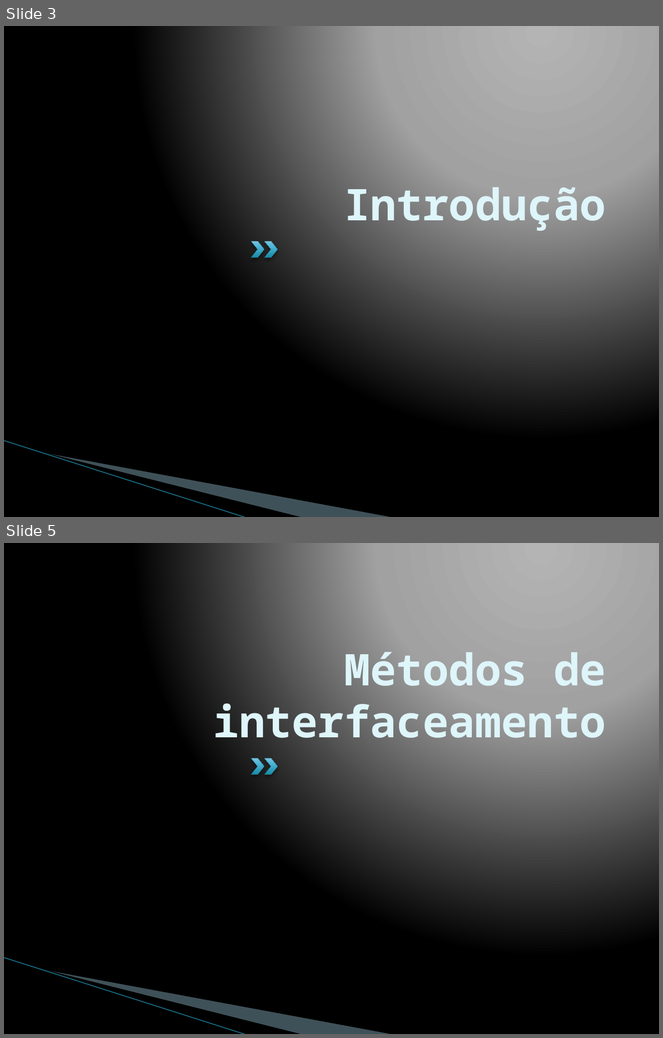
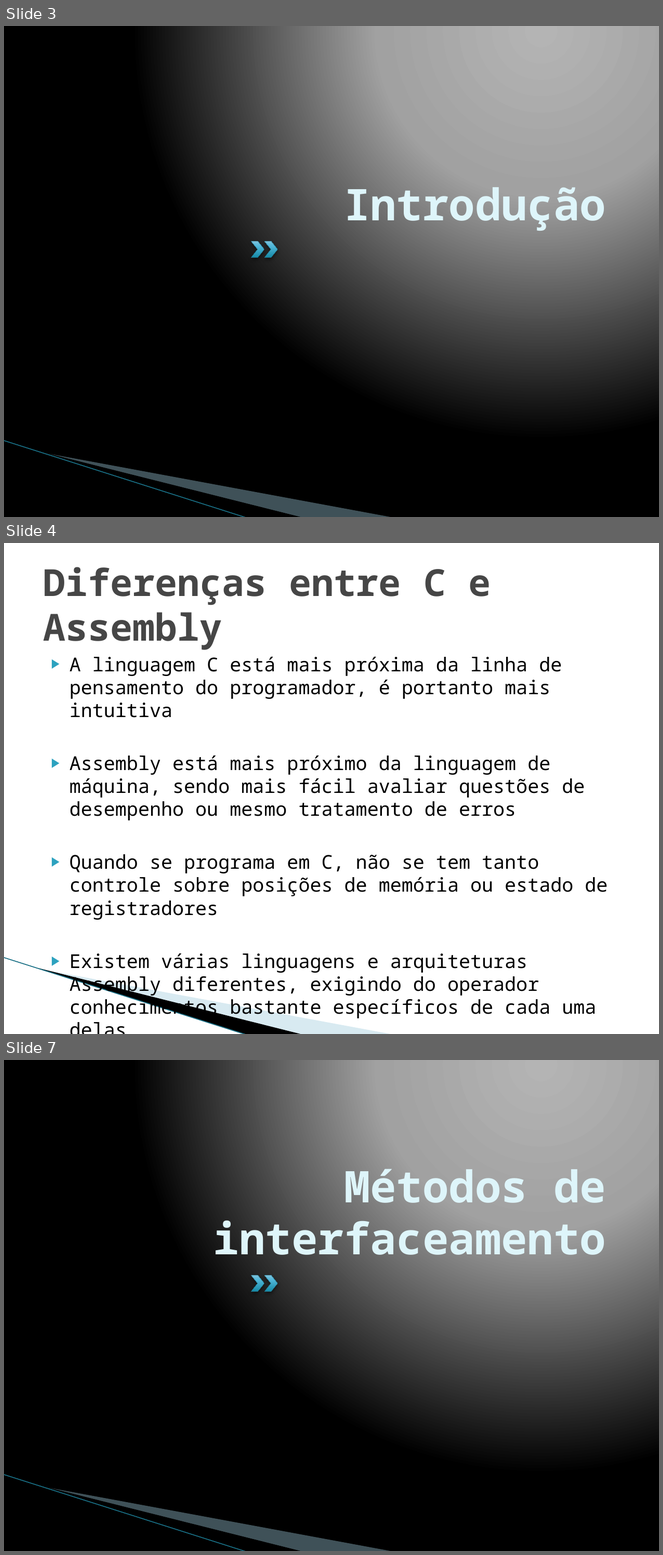
Before and after one commit to phdenis40/mips-assembler-unb, a slide deck: seminario/Interface entre C e Assemby 8085.pptx. Shown one above the other, each under a label of ours: slides 3 and 5 before the commit, slides 3, 4 and 7 after it; the slides between them are not shown. The pictures are 663x1038 and 663x1555 pixels, drawn with LibreOffice and Linux fonts; fonts in the diff are those of the drawing; background and template pictures are left out. Boxes give left, top, right and bottom in pixels: in the first picture for what was removed or moved away, otherwise in the second. Text is boxed around its words. In the diff, an @@ line names an element or a change of style, - is before the commit and + after.

```diff
--- a/seminario/Interface entre C e Assemby 8085.pptx
+++ b/seminario/Interface entre C e Assemby 8085.pptx
@@ slide 4 added at (x1=4, y1=543, x2=659, y2=1034), background #FFFFFF; not listed: 3 template elements that a slide beside it also shows @@
@@ title added at (x1=43, y1=567, x2=491, y2=650), 41 pt, text #464646, bold @@
+Diferenças entre C e Assembly
@@ text added at (x1=70, y1=657, x2=608, y2=1019), 21 pt, text #000000 @@
+▶ A linguagem C está mais próxima da linha de pensamento do programador, é portanto mais intuitiva
+▶ Assembly está mais próximo da linguagem de máquina, sendo mais fácil avaliar questões de desempenho ou mesmo tratamento de erros
+▶ Quando se programa em C, não se tem tanto controle sobre posições de memória ou estado de registradores
+▶ Existem várias linguagens e arquiteturas Assembly diferentes, exigindo do operador conhecimentos bastante específicos de cada uma delas.
@@ what was slide 5 is now slide 7 @@
```
Also in this commit, not shown: 8 slides changed, 9 other slides added, 6 slides removed.
